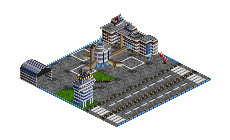
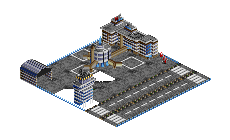
Before/after of a w=230, h=140 layered artwork. What changed in the layer stack:
renamed "Floated Layer" to "Large_airport_v.1.png", painted on it over left=53, top=71, right=115, bottom=111
